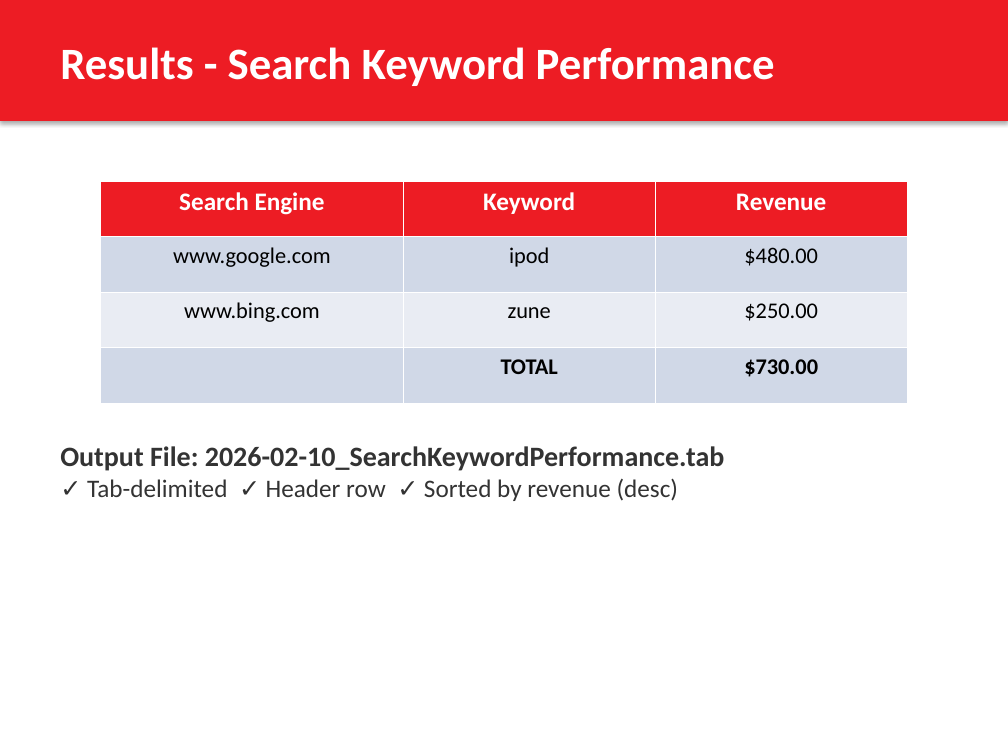
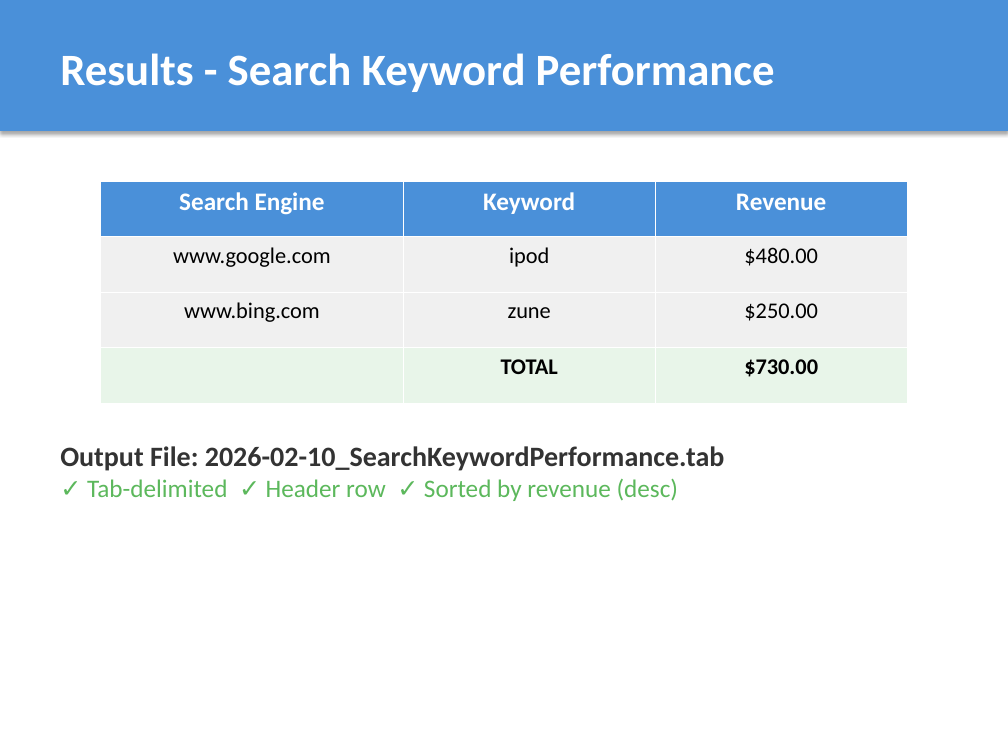
Before and after one commit to adityakommu/adb_demo, a slide deck: slide 6 of SearchKeywordPerformance_Presentation.pptx. Drawn at 1008x756 pixels with LibreOffice and Linux fonts; fonts in the diff are those of the drawing. Boxes give left, top, right and bottom in pixels: in the first picture for what was removed or moved away, otherwise in the second. Text is boxed around its words. In the diff, an @@ line names an element or a change of style, - is before the commit and + after.

Commit message:
Update presentation with light colors

```diff
--- a/SearchKeywordPerformance_Presentation.pptx
+++ b/SearchKeywordPerformance_Presentation.pptx
@@ rectangle resized from (x1=0, y1=0, x2=1008, y2=121) to (x1=0, y1=0, x2=1008, y2=131) @@
@@ rectangle at (x1=0, y1=0, x2=1008, y2=131): fill #ED1C24 to #4A90D9 @@
@@ text "Results - Search Keyword Performance" moved from (x1=60, y1=47, x2=775, y2=86) to (x1=60, y1=53, x2=775, y2=92) @@
@@ table at (x1=101, y1=181, x2=907, y2=403) @@
@@ fill #ED1C24 to #4A90D9 in row 1 @@
@@ fill #D0D8E8 to #F0F0F0 in row 2 @@
@@ fill #E9EDF4 to #F0F0F0 in row 3 @@
@@ fill #D0D8E8 to #E8F5E9 in row 4 @@
@@ text at (x1=87, y1=479, x2=679, y2=501): text colour #333333 to #5CB85C in "✓ Tab-delimited ✓ Header row ✓ Sorted ..." @@
```
Also in this commit, not shown: 7 other slides changed.
